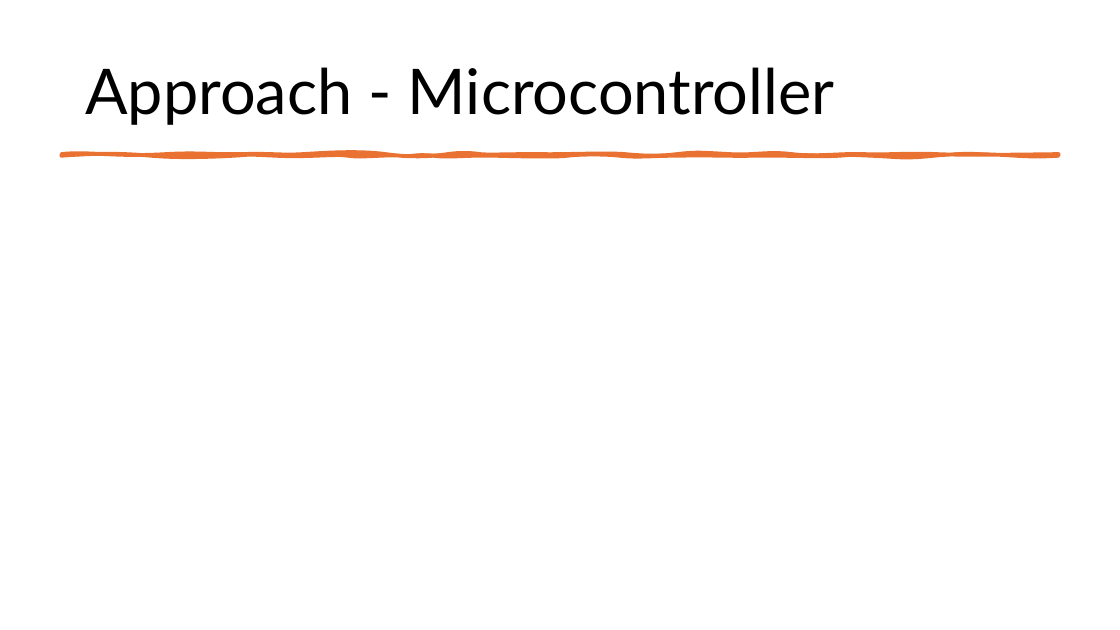
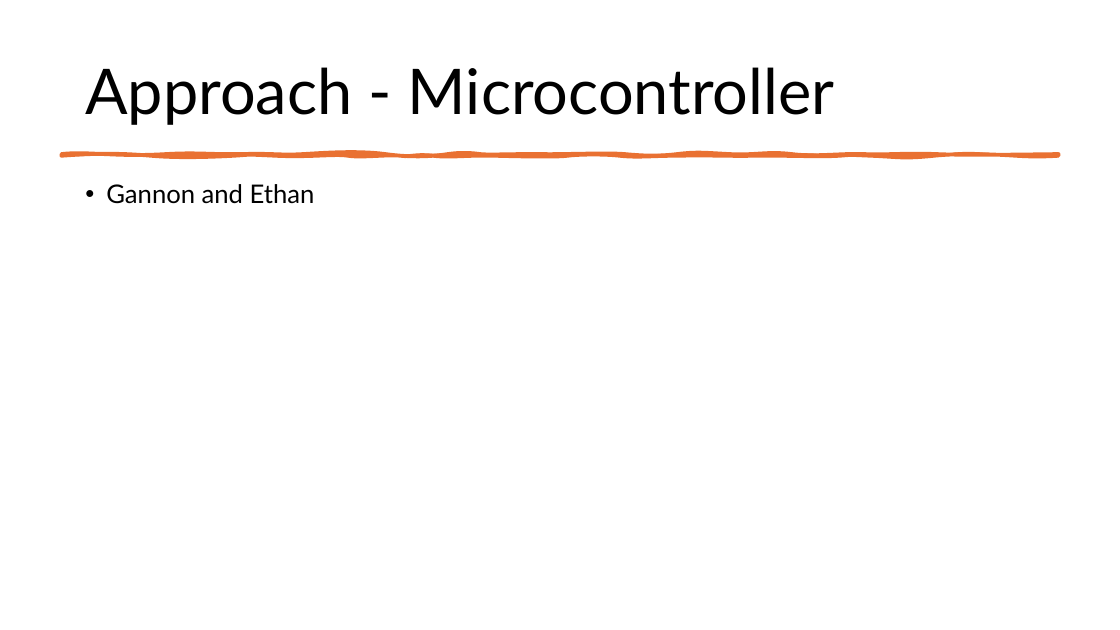
Before and after one commit to Tannyr-Singleterry/ECE590_SeniorDesign, a slide deck: slide 5 of Documents/FInal Presentation/Final_Presentation.pptx. Drawn at 1120x630 pixels with LibreOffice and Linux fonts; fonts in the diff are those of the drawing. Boxes give left, top, right and bottom in pixels: in the first picture for what was removed or moved away, otherwise in the second. Text is boxed around its words. In the diff, an @@ line names an element or a change of style, - is before the commit and + after.

```diff
--- a/Documents/FInal Presentation/Final_Presentation.pptx
+++ b/Documents/FInal Presentation/Final_Presentation.pptx
@@ text added at box(106, 184, 315, 204), 22 pt, text #000000 @@
+• Gannon and Ethan
```
Also in this commit, not shown: 9 other slides changed, 2 slides added, 2 slides removed, 1 other file.
